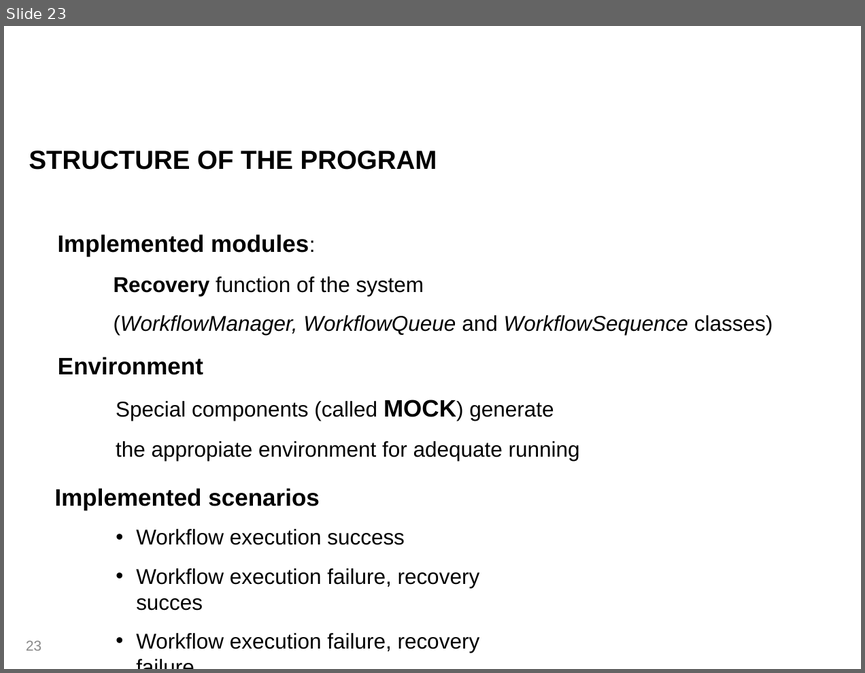
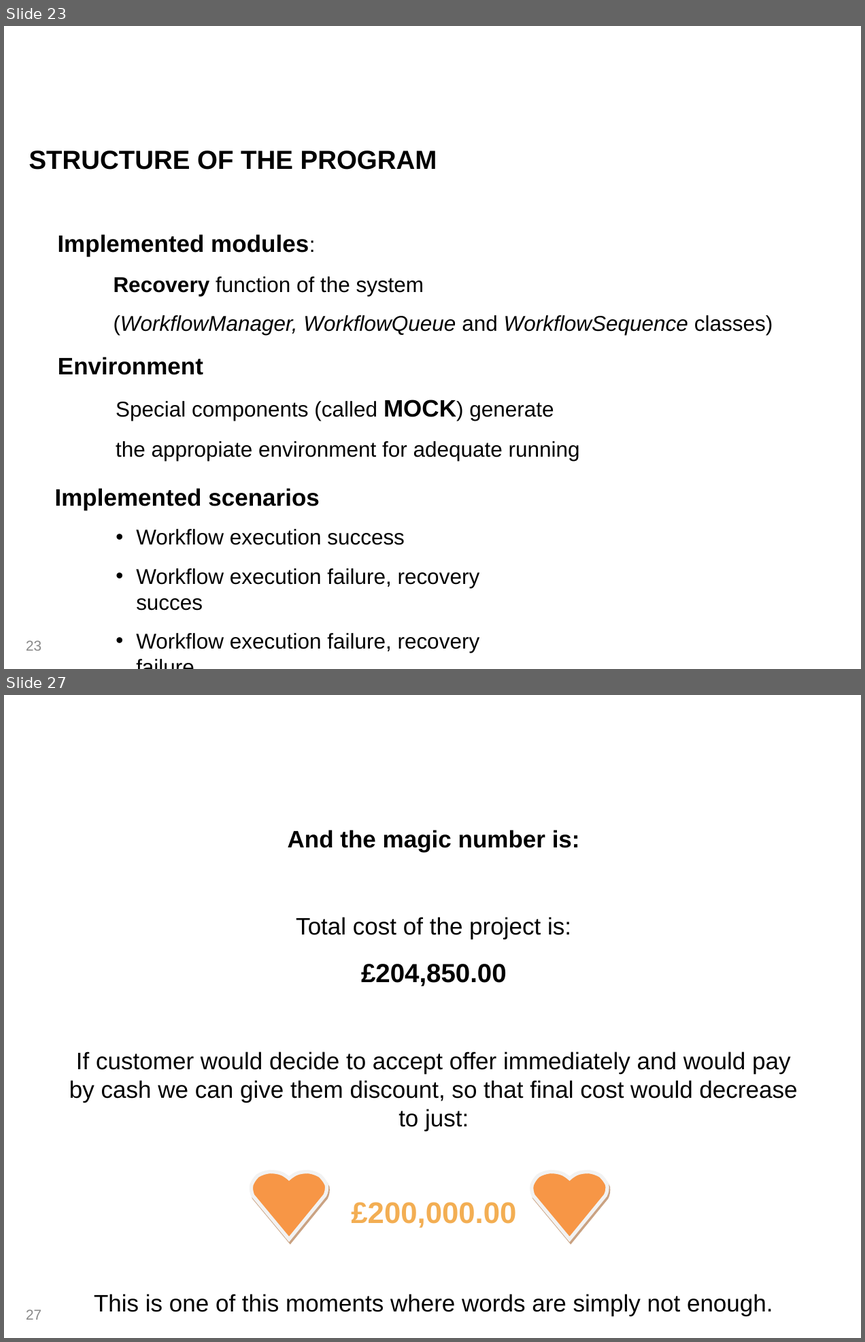
Before and after one commit to mateuszgolab/applications-in-high-end-computing, a slide deck: Presentation/Group Presentation.ppt. Shown one above the other, each under a label of ours: slide 23 before the commit, slides 23 and 27 after it; the slides between them are not shown. The pictures are 865x673 and 865x1342 pixels, drawn with LibreOffice and Linux fonts; fonts in the diff are those of the drawing; background and template pictures are left out. Boxes give left, top, right and bottom in pixels: in the first picture for what was removed or moved away, otherwise in the second. Text is boxed around its words. In the diff, an @@ line names an element or a change of style, - is before the commit and + after.

```diff
--- a/Presentation/Group Presentation.ppt
+++ b/Presentation/Group Presentation.ppt
@@ slide 27 added at [4, 695, 861, 1338], background picture (left out) @@
@@ title added at [18, 707, 412, 814], 30 pt, text #FFFFFF @@
+Costs
@@ text added at [69, 830, 797, 1315], 20 pt, text #000000 @@
+And the magic number is:
+Total cost of the project is:
+£204,850.00
+If customer would decide to accept offer immediately and would pay by cash we can give them discount, so that final cost would decrease to just:
+£200,000.00
+This is one of this moments where words are simply not enough.
@@ freeform shape added at [251, 1172, 327, 1239], fill #F79646, outline #F2F2F2 3 pt @@
@@ freeform shape added at [531, 1172, 607, 1239], fill #F79646, outline #F2F2F2 3 pt @@
@@ page number added at [26, 1309, 41, 1319], 12 pt, text #898989 @@
+27
```
Also in this commit, not shown: 1 slide changed, 2 other slides added, 3 slides removed.
